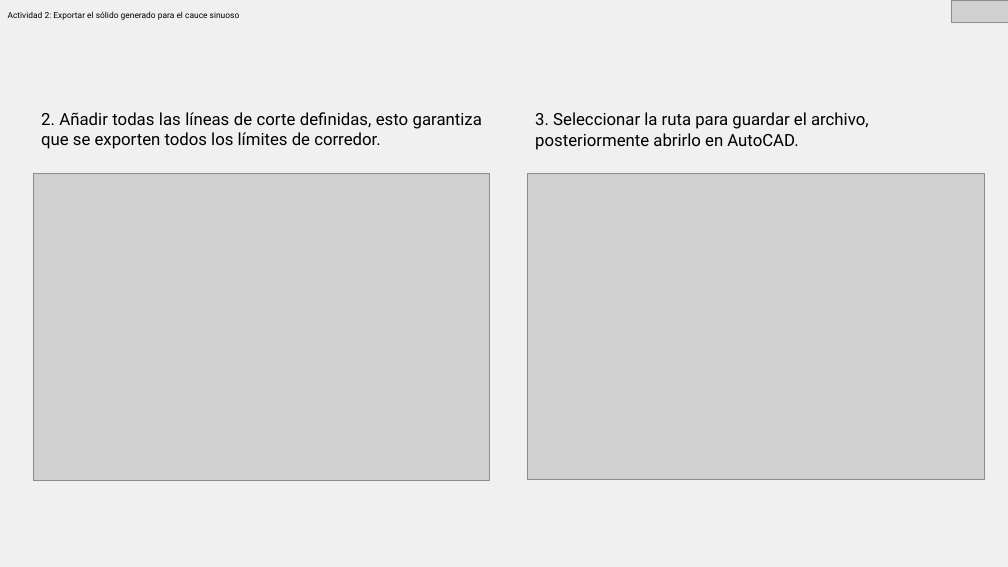
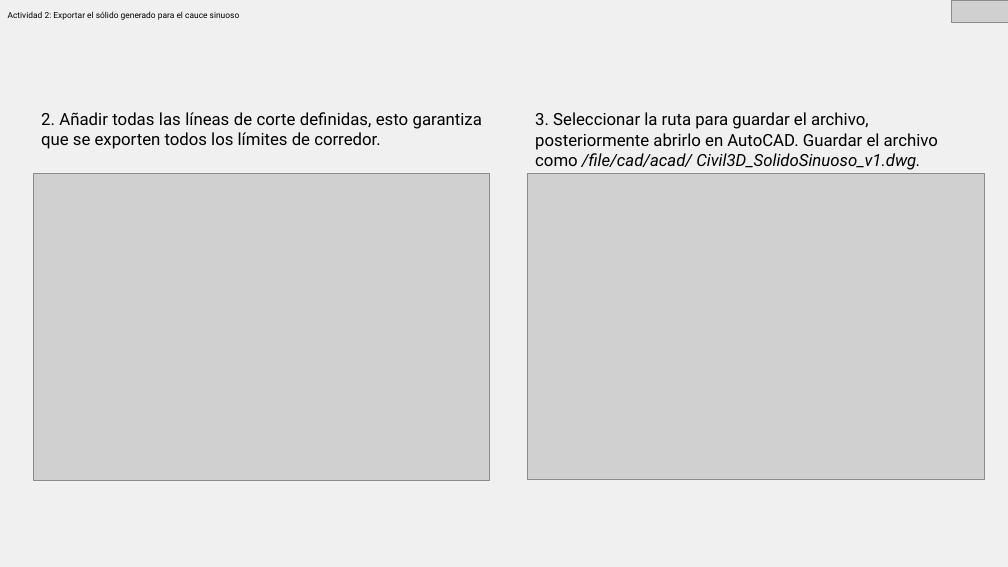
Before and after one commit to rcfdtools/R.HCMC, a slide deck: slide 8 of activity/M02A06/M02A06.pptx. Drawn at 1008x567 pixels with LibreOffice and Linux fonts; fonts in the diff are those of the drawing; grey boxes stand for pictures. Boxes give left, top, right and bottom in pixels: in the first picture for what was removed or moved away, otherwise in the second. Text is boxed around its words. In the diff, an @@ line names an element or a change of style, - is before the commit and + after.

```diff
--- a/activity/M02A06/M02A06.pptx
+++ b/activity/M02A06/M02A06.pptx
@@ text at bbox=[535, 112, 938, 170]: text changed @@
-3. Seleccionar la ruta para guardar el archivo, posteriormente abrirlo en AutoCAD.
+3. Seleccionar la ruta para guardar el archivo, posteriormente abrirlo en AutoCAD. Guardar el archivo como /file/cad/acad/ Civil3D_SolidoSinuoso_v1.dwg.
```
Also in this commit, not shown: 5 other slides changed, 6 other files.
